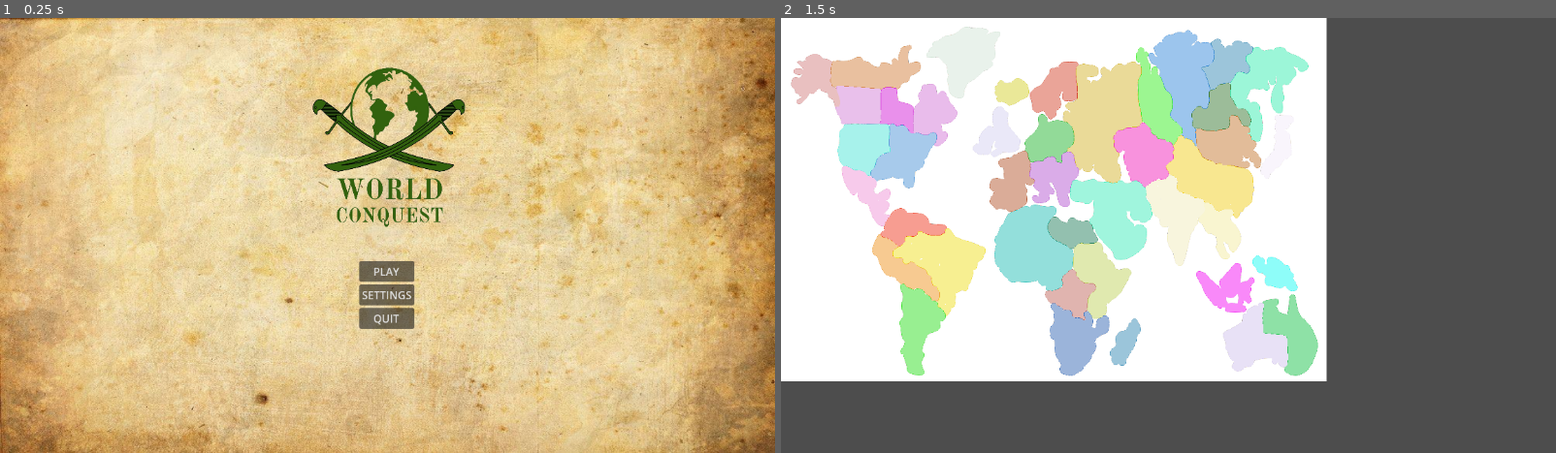
Above: before the commit, frames 1-2 (left to right).
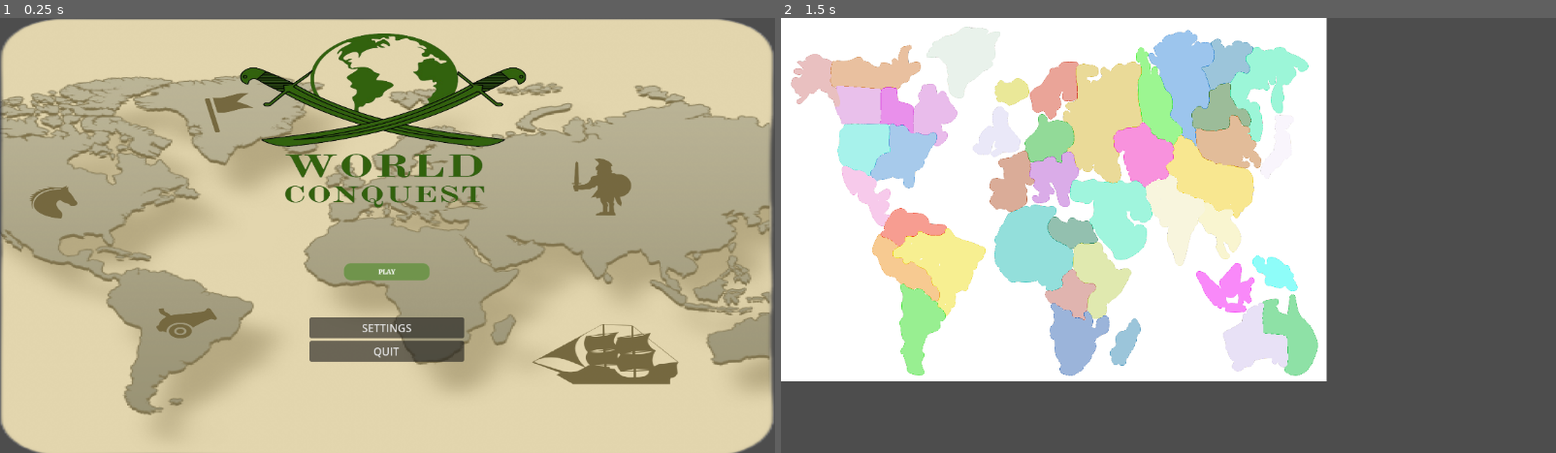
Above: after the commit, the same moments.

Repository: jt-Uni/project-domination
Game: Godot game, scene res://Scenes/Main.tscn
Two runs of this game, one before a commit and one after it. Both use one fixed random seed, a clock stepped at 60 frames per second and the inputs below.
Inputs (mouse positions are in pixels of both pictures, inside the frame that each line leads up to):
- Up to frame 1 (0.25 s): no input
- Up to frame 2 (1.5 s): click (1168, 270) at 0.5 s; tap Enter at 1.25 s; move the mouse to (1339, 213) at 1.27 s; click (1339, 213) at 1.42 s

The runs differ from the first frame. In frame 1, 82% of the frame differs, in the area x 0-100%, y 0-100%; in frame 2, nothing differs.

Commit message:
Menu design
Change menu design

Diff:
--- a/Scenes/Main.tscn
+++ b/Scenes/Main.tscn
@@ -1,8 +1,8 @@
 [gd_scene load_steps=4 format=3 uid="uid://xke805spa83l"]
 
 [ext_resource type="Script" path="res://Scripts/Main.gd" id="1_lcuaf"]
-[ext_resource type="Texture2D" uid="uid://c0frebk8cl3gr" path="res://Assets/Graphics/Units/Map Background.png" id="2_8b2fk"]
-[ext_resource type="Texture2D" uid="uid://di80c1djwbmv2" path="res://Assets/Graphics/Units/WorldConquestv2.png" id="3_ixvtn"]
+[ext_resource type="Texture2D" uid="uid://6fdnb3yyp12o" path="res://Assets/Graphics/Units/Menu Design-2.png" id="2_oq1hj"]
+[ext_resource type="Texture2D" uid="uid://etu1tdwn62t5" path="res://Assets/Graphics/Units/PLAYBUTTON-2_2_20.png" id="3_tr2ny"]
 
 [node name="main" type="Control"]
 layout_mode = 3
@@ -13,11 +13,10 @@
 grow_vertical = 2
 script = ExtResource("1_lcuaf")
 
-[node name="MapBackground" type="Sprite2D" parent="."]
-position = Vector2(80.8168, 87.9841)
-scale = Vector2(1.152, 0.971514)
-texture = ExtResource("2_8b2fk")
-offset = Vector2(429.847, 242.936)
+[node name="Sprite2D" type="Sprite2D" parent="."]
+position = Vector2(674, 308.5)
+scale = Vector2(0.563361, 0.350303)
+texture = ExtResource("2_oq1hj")
 
 [node name="MarginContainer" type="MarginContainer" parent="."]
 layout_mode = 1
@@ -41,12 +40,6 @@
 size_flags_vertical = 4
 theme_override_constants/separation = 75
 
-[node name="Sprite2D" type="Sprite2D" parent="MarginContainer/Headers"]
-position = Vector2(-199, -341)
-scale = Vector2(0.342708, 0.365741)
-texture = ExtResource("3_ixvtn")
-centered = false
-
 [node name="title" type="Label" parent="MarginContainer/Headers"]
 visible = false
 layout_mode = 2
@@ -66,9 +59,9 @@
 size_flags_horizontal = 4
 size_flags_vertical = 8
 
-[node name="PlayButton" type="Button" parent="MarginContainer/Headers/buttons"]
+[node name="Play_Button" type="TextureButton" parent="MarginContainer/Headers/buttons"]
 layout_mode = 2
-text = "PLAY"
+texture_normal = ExtResource("3_tr2ny")
 
 [node name="OptionsButton" type="Button" parent="MarginContainer/Headers/buttons"]
 layout_mode = 2
@@ -78,6 +71,6 @@
 layout_mode = 2
 text = "QUIT"
 
-[connection signal="pressed" from="MarginContainer/Headers/buttons/PlayButton" to="." method="_on_play_button_pressed"]
+[connection signal="pressed" from="MarginContainer/Headers/buttons/Play_Button" to="." method="_on_play_button_pressed"]
 [connection signal="pressed" from="MarginContainer/Headers/buttons/OptionsButton" to="." method="_on_options_button_pressed"]
 [connection signal="pressed" from="MarginContainer/Headers/buttons/QuitButton" to="." method="_on_quit_button_pressed"]
Binary file added: Assets/Graphics/Units/Menu Design-2.png
Not shown, added: Assets/Graphics/Units/Menu Design-2.png.import
Binary file added: Assets/Graphics/Units/PLAYBUTTON-2.png
Not shown, added: Assets/Graphics/Units/PLAYBUTTON-2.png.import
Binary file added: Assets/Graphics/Units/PLAYBUTTON-2_2_20.png
Not shown, added: Assets/Graphics/Units/PLAYBUTTON-2_2_20.png.import
Binary file added: Assets/Graphics/Units/PLAYBUTTON.png
Not shown, added: Assets/Graphics/Units/PLAYBUTTON.png.import
Not shown, added: .DS_Store
Not shown, added: Assets/.DS_Store
Not shown, added: Assets/Graphics/.DS_Store
